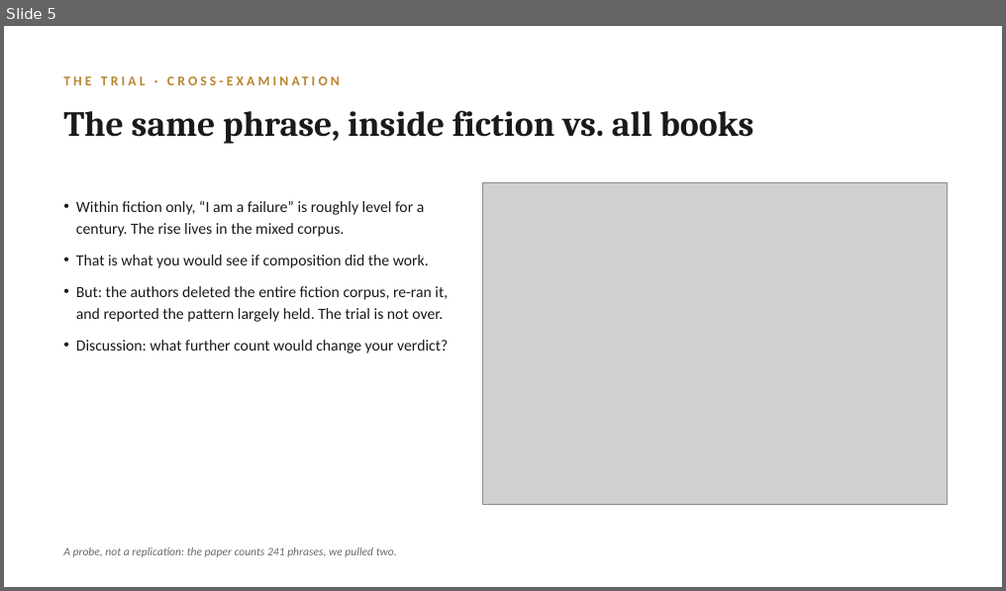
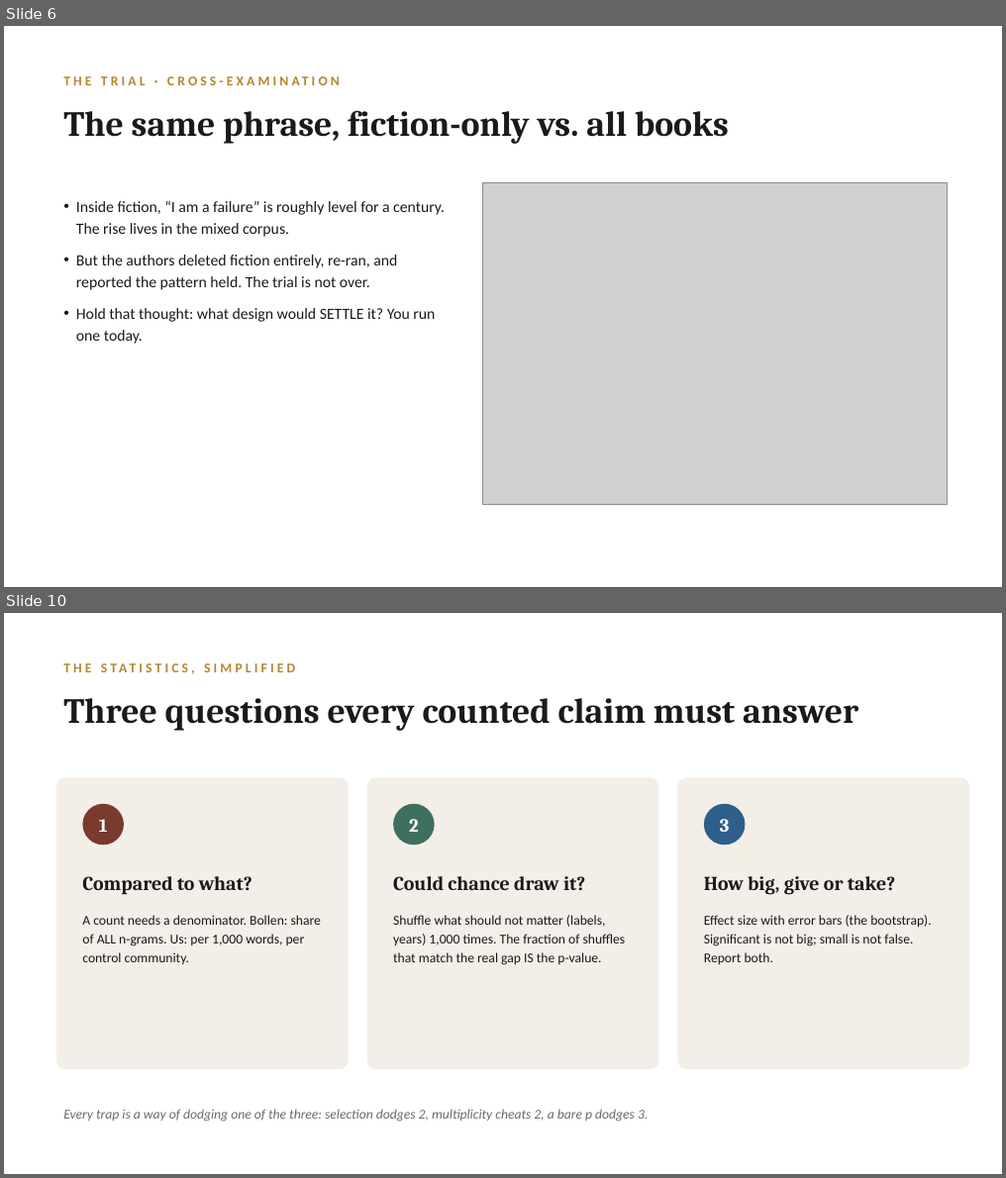
Before and after one commit to lucianli123/culture-as-data-2026, a slide deck: slides/week-02-lecture-draft.pptx. Shown one above the other, each under a label of ours: slide 5 before the commit, slides 6 and 10 after it; the slides between them are not shown. The pictures are 1006x591 and 1006x1178 pixels, drawn with LibreOffice and Linux fonts; fonts in the diff are those of the drawing; grey boxes stand for pictures. Boxes give left, top, right and bottom in pixels: in the first picture for what was removed or moved away, otherwise in the second. Text is boxed around its words. In the diff, an @@ line names an element or a change of style, - is before the commit and + after.

Commit message:
Week 2 lecture deck rebuilt: Bollen-spine (trial + live replication figure), three-questions statistics audit, discussion slides on counting/vectors/statistical truth

```diff
--- a/slides/week-02-lecture-draft.pptx
+++ b/slides/week-02-lecture-draft.pptx
@@ slide 10 added at <box>4,613,1002,1174</box>, background #FFFFFF @@
@@ text added at <box>56,655,918,680</box>, 13 pt, text #B9852F, bold @@
+THE STATISTICS, SIMPLIFIED
@@ text added at <box>63,698,858,731</box>, 34 pt, text #1A1A1A, bold @@
+Three questions every counted claim must answer
@@ rounded rectangle added at <box>56,777,349,1069</box>, fill #F4EEE8 @@
@@ rounded rectangle added at <box>367,777,659,1069</box>, fill #F4EEE8 @@
@@ rounded rectangle added at <box>678,777,969,1069</box>, fill #F4EEE8 @@
@@ ellipse added at <box>82,804,124,845</box>, fill #7A3B2E @@
@@ text added at <box>99,819,108,832</box>, 18 pt, text #FFFFFF, bold @@
+1
@@ ellipse added at <box>393,804,435,845</box>, fill #3F6F5F @@
@@ text added at <box>409,819,419,832</box>, 18 pt, text #FFFFFF, bold @@
+2
@@ ellipse added at <box>704,804,746,845</box>, fill #2E5F8A @@
@@ text added at <box>720,819,730,832</box>, 18 pt, text #FFFFFF, bold @@
+3
@@ text added at <box>82,876,252,895</box>, 19 pt, text #1A1A1A, bold @@
+Compared to what?
@@ text added at <box>393,876,585,890</box>, 19 pt, text #1A1A1A, bold @@
+Could chance draw it?
@@ text added at <box>704,876,895,895</box>, 19 pt, text #1A1A1A, bold @@
+How big, give or take?
@@ text added at <box>82,915,321,964</box>, 13 pt, text #1A1A1A @@
+A count needs a denominator. Bollen: share of ALL n-grams. Us: per 1,000 words, per control community.
@@ text added at <box>393,915,626,965</box>, 13 pt, text #1A1A1A @@
+Shuffle what should not matter (labels, years) 1,000 times. The fraction of shuffles that match the real gap IS the p-value.
@@ text added at <box>704,915,932,964</box>, 13 pt, text #1A1A1A @@
+Effect size with error bars (the bootstrap). Significant is not big; small is not false. Report both.
@@ text added at <box>63,1109,648,1122</box>, 13 pt, text #6B6B63, italic @@
+Every trap is a way of dodging one of the three: selection dodges 2, multiplicity cheats 2, a bare p dodges 3.
@@ what was slide 5 is now slide 6 @@
@@ slide 6 changed as well @@
@@ text at <box>63,110,729,144</box>: text changed @@
-The same phrase, inside fiction vs. all books
+The same phrase, fiction-only vs. all books
@@ text at <box>76,201,445,344</box>: text changed @@
-• Within fiction only, “I am a failure” is roughly level for a century. The rise lives in the mixed corpus.
-• That is what you would see if composition did the work.
-• But: the authors deleted the entire fiction corpus, re-ran it, and reported the pattern largely held. The trial is not over.
-• Discussion: what further count would change your verdict?
+• Inside fiction, “I am a failure” is roughly level for a century. The rise lives in the mixed corpus.
+• But the authors deleted fiction entirely, re-ran, and reported the pattern held. The trial is not over.
+• Hold that thought: what design would SETTLE it? You run one today.
@@ text removed at <box>63,548,397,558</box> @@
-A probe, not a replication: the paper counts 241 phrases, we pulled two.
```
Also in this commit, not shown: 5 other slides changed, 9 other slides added, 12 slides removed.
